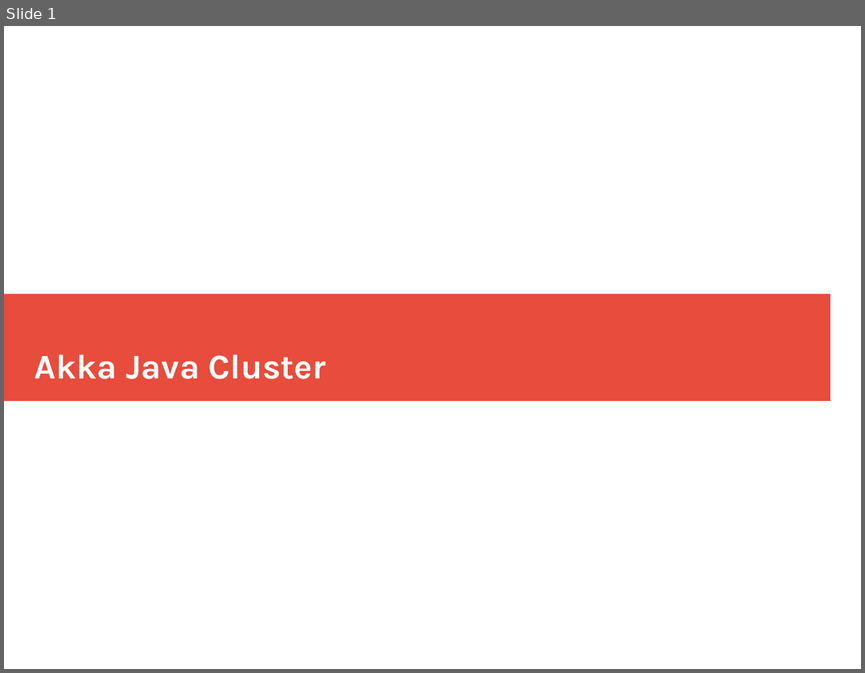
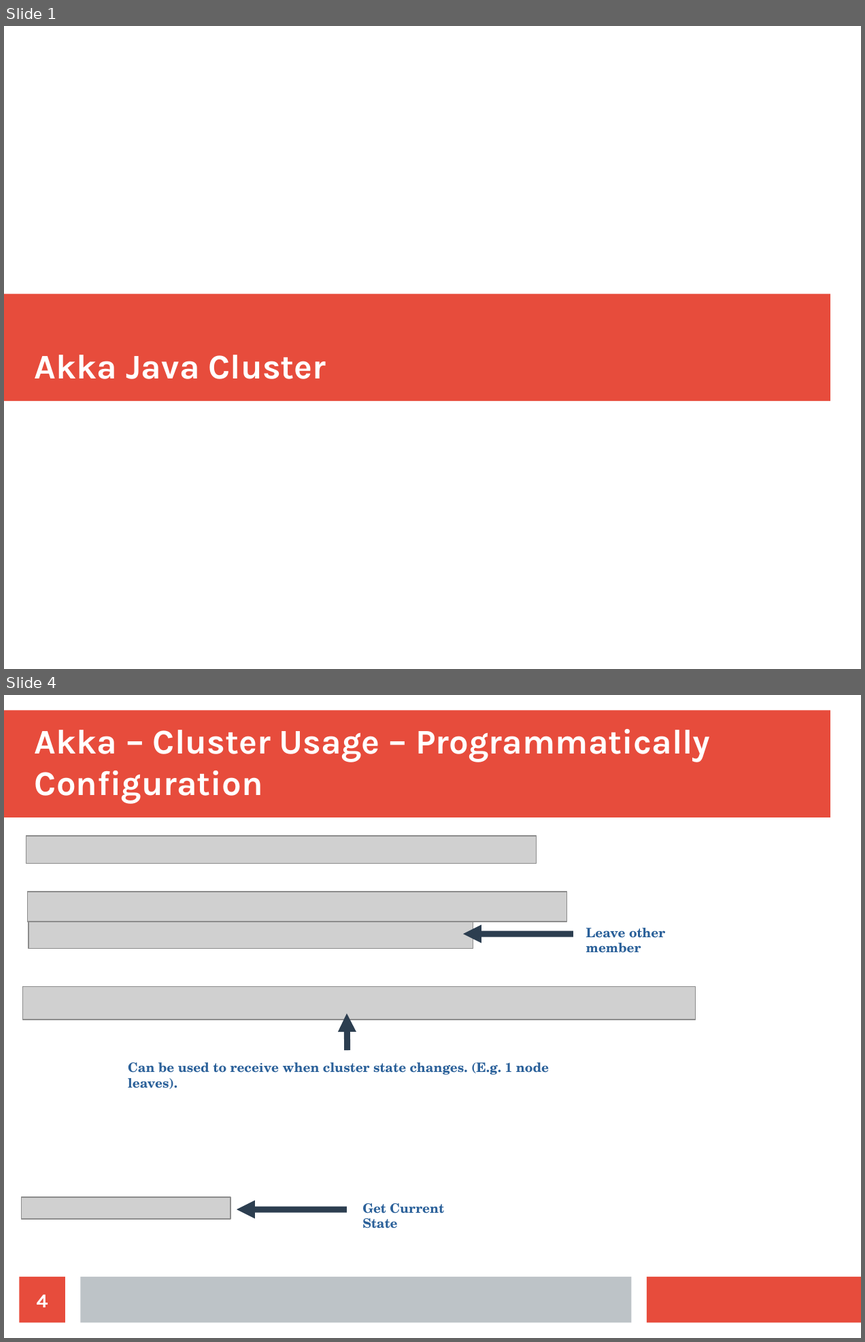
Before and after one commit to bytemania/akka-java-cluster, a slide deck: src/main/resources/res/presentation.odp. Shown one above the other, each under a label of ours: slide 1 before the commit, slides 1 and 4 after it; the slides between them are not shown. The pictures are 865x673 and 865x1342 pixels, drawn with LibreOffice and Linux fonts; fonts in the diff are those of the drawing; grey boxes stand for pictures. Boxes give left, top, right and bottom in pixels: in the first picture for what was removed or moved away, otherwise in the second. Text is boxed around its words. In the diff, an @@ line names an element or a change of style, - is before the commit and + after.

```diff
--- a/src/main/resources/res/presentation.odp
+++ b/src/main/resources/res/presentation.odp
@@ slide 4 added at box(4, 695, 861, 1338), background #FFFFFF @@
@@ rectangle added at box(4, 711, 830, 818), fill #E74C3C @@
@@ title added at box(35, 729, 710, 803), 32 pt, text #FFFFFF, bold @@
+Akka – Cluster Usage – Programmatically Configuration
@@ picture added at box(26, 836, 536, 863) @@
@@ picture added at box(28, 892, 568, 922) @@
@@ picture added at box(28, 921, 473, 948) @@
@@ arrow added from (573, 934) to (464, 934), #2C3E50 5.67 pt @@
@@ text added at box(586, 928, 665, 953), 12 pt, text #2A6099, bold @@
+Leave other member
@@ picture added at box(22, 987, 696, 1020) @@
@@ arrow added from (347, 1051) to (347, 1013), #2C3E50 5.67 pt @@
@@ text added at box(128, 1062, 549, 1089), 12 pt, text #2A6099, bold @@
+Can be used to receive when cluster state changes. (E.g. 1 node leaves).
@@ picture added at box(22, 1198, 231, 1219) @@
@@ text added at box(362, 1203, 444, 1228), 12 pt, text #2A6099, bold @@
+Get Current State
@@ arrow added from (347, 1209) to (237, 1209), #2C3E50 5.67 pt @@
@@ page number added at box(20, 1276, 65, 1323), fill #E74C3C, 18 pt, text #FFFFFF, bold @@
+4
@@ rectangle added at box(80, 1276, 632, 1323), fill #BDC3C7 @@
@@ rectangle added at box(647, 1276, 861, 1323), fill #E74C3C @@
```
Also in this commit, not shown: 8 other slides added, 1 slide removed, 2 other files.
